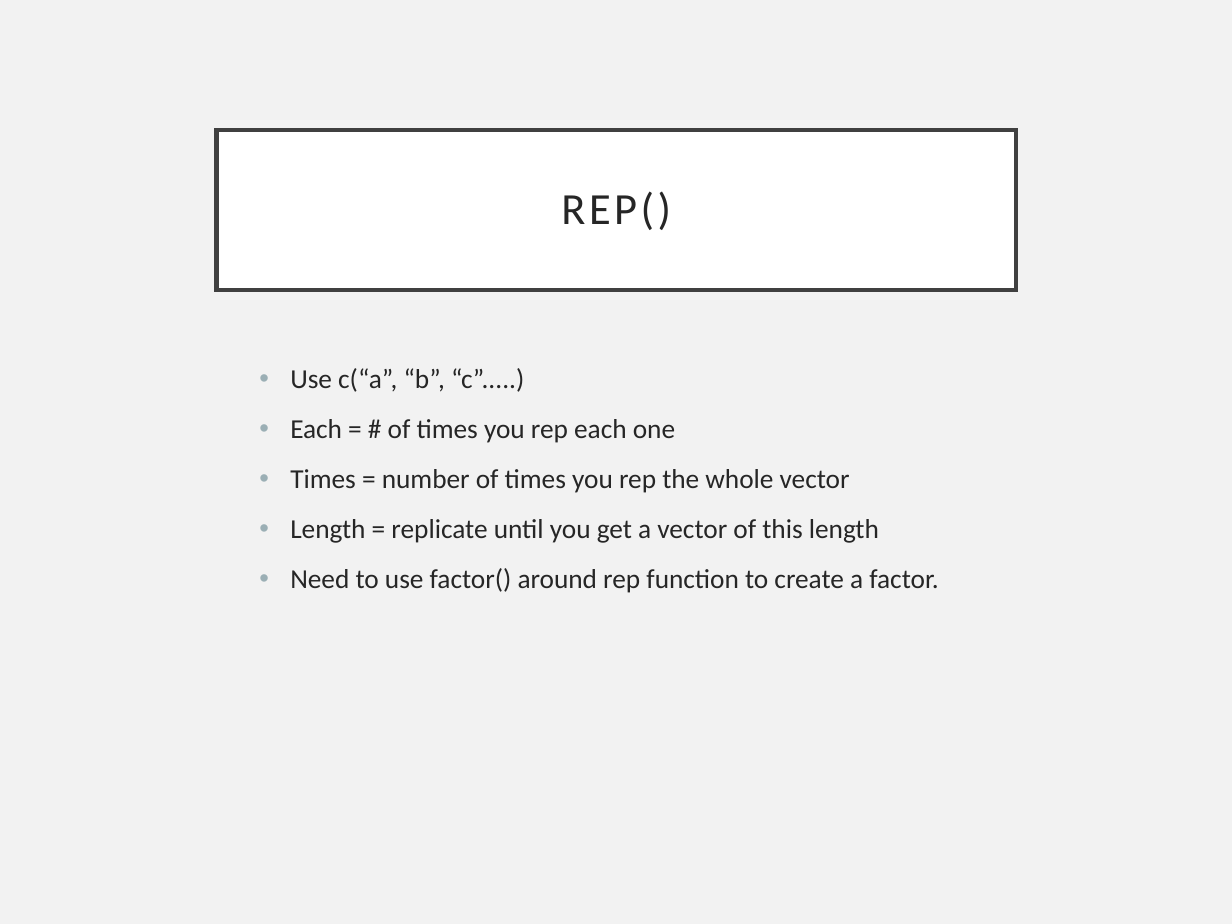
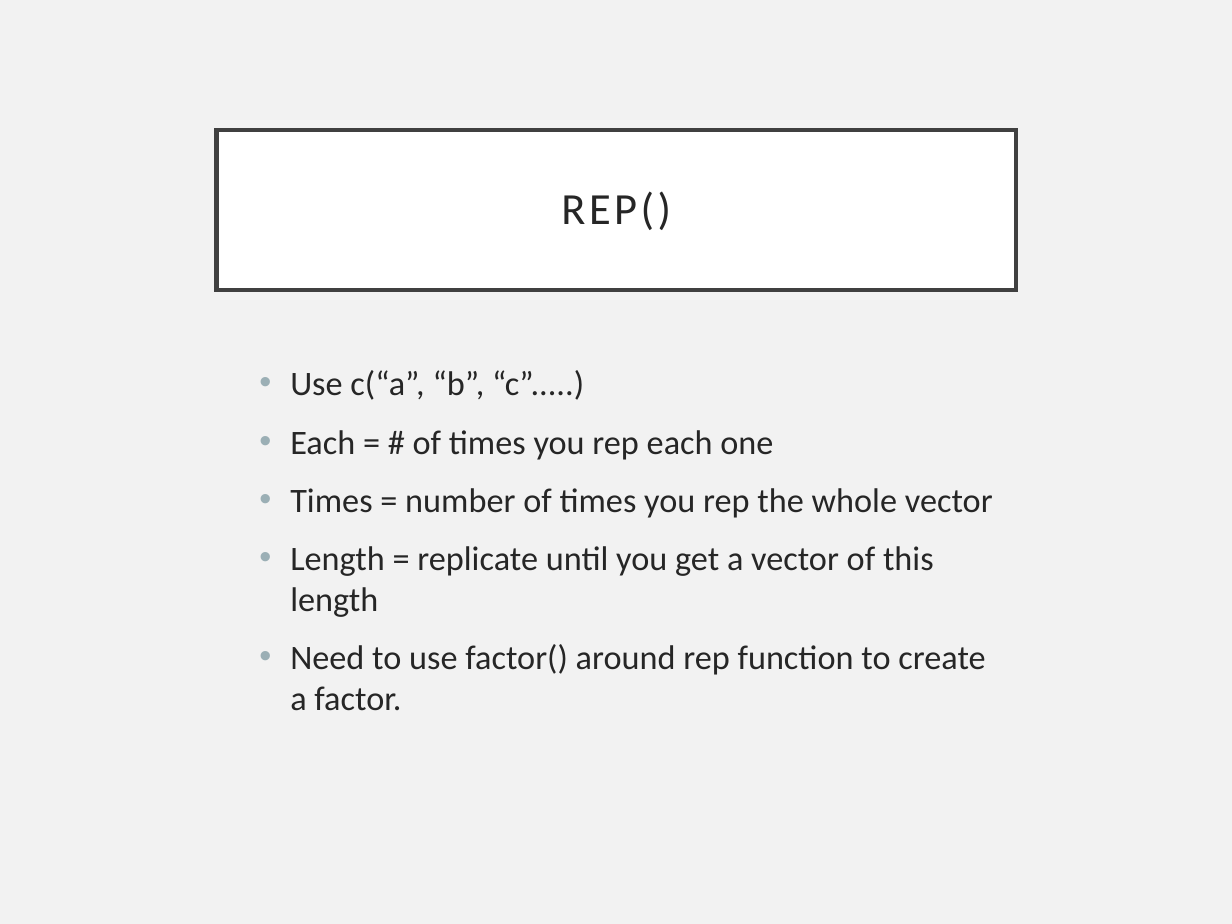
Before and after one commit to EEOB590A-Data-Science-in-R-Fall2021/CourseMaterials, a slide deck: slide 14 of 5. Simulating Data/SimulatingData.pptx (slide 10 before the commit). Drawn at 1232x924 pixels with LibreOffice and Linux fonts; fonts in the diff are those of the drawing. Boxes give left, top, right and bottom in pixels: in the first picture for what was removed or moved away, otherwise in the second. Text is boxed around its words. In the diff, an @@ line names an element or a change of style, - is before the commit and + after.

```diff
--- a/5. Simulating Data/SimulatingData.pptx
+++ b/5. Simulating Data/SimulatingData.pptx
@@ text "Use c(“a”, “b”, “c”.....)" at [290, 370, 993, 711]: size 16 to 20 pt @@
```
Also in this commit, not shown: 9 other slides changed, 4 slides added, 2 other files.
